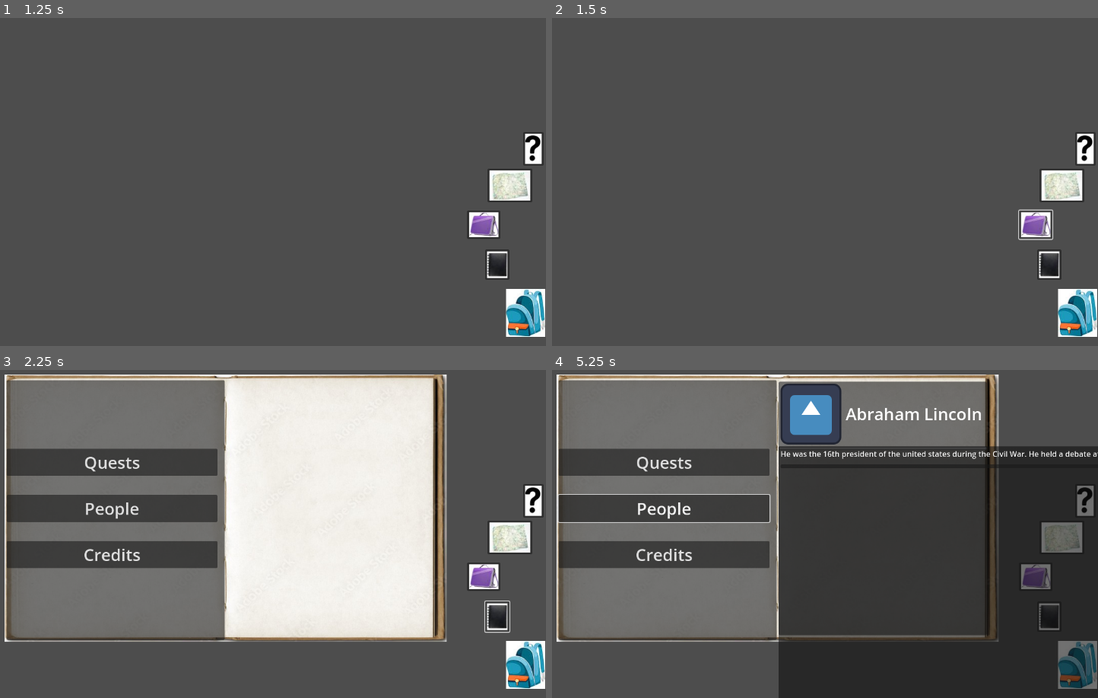
Above: before the commit, frames 1-4 (two rows, left to right).
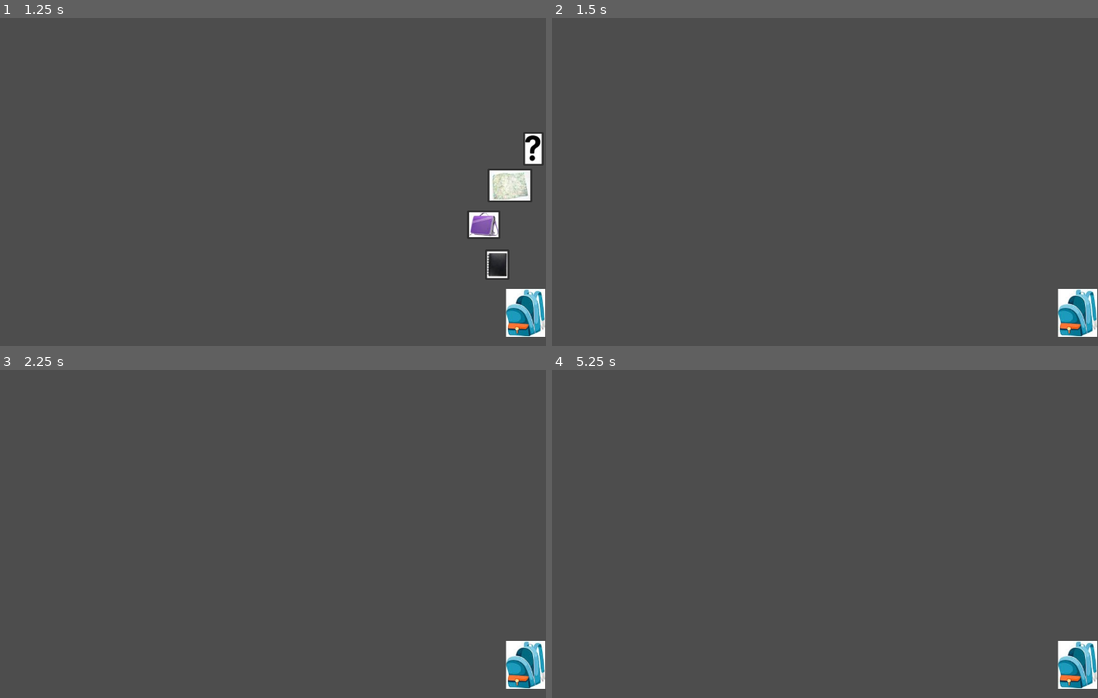
Above: after the commit, the same moments.

Repository: SpeedyGame/hope-cemetery-game
Game: Godot game, scene res://scenes/main.tscn
Same seed, same stepped clock (60 frames per second), same inputs: the game is played once before the commit and once after it. This scene is started directly instead of the project's main scene. The engine's default icon, where the game draws it, is replaced by a stand-in: a white triangle on a blue panel in a dark square.
Inputs (mouse positions are in pixels of both pictures, inside the frame that each line leads up to):
- Up to frame 1 (1.25 s): click (524, 313) at 0.5 s
- Up to frame 2 (1.5 s): click (1037, 224) at 1.25 s
- Up to frame 3 (2.25 s): click (496, 616) at 2.02 s
- Up to frame 4 (5.25 s): click (666, 461) at 2.75 s, where only the run before the commit has a clickable "Quests"; click (1059, 537) at 3.52 s; click (666, 507) at 4.25 s, where only the run before the commit has a clickable "People"; click (885, 412) at 5 s, where only the run before the commit has a clickable "Abraham Lincoln"

Frame 1 is identical in both runs. In frame 2, 2.1% of the frame differs, in the area x 85-100%, y 34-80%; in frame 3, 58%, in the area x 0-100%, y 1-83%; in frame 4, 58%.

Commit message:
adding start of inventory layout

Diff:
--- a/scenes/ui/backpack_ui.gd
+++ b/scenes/ui/backpack_ui.gd
@@ -1,8 +1,10 @@
 extends CanvasLayer
 
 @onready var journal = $journal_gui
+@onready var inventory = $inventory_gui
 @onready var backpack_items = $backpack_buttons
 @onready var journal_control = journal.get_node("Control")
+@onready var inventory_control = inventory.get_node("Control")
 
 
 func _ready():
@@ -25,3 +27,13 @@
 	else:
 		journal.visible = false
 		journal_control.hide_canvas()
+
+
+func _on_inventory_button_pressed():
+	if inventory.visible == true:
+		inventory.visible = false
+		inventory_control.hide_canvas()
+	if backpack_items.visible == false:
+		backpack_items.visible = true
+	else:
+		backpack_items.visible = false
--- a/scenes/ui/backpack_ui.tscn
+++ b/scenes/ui/backpack_ui.tscn
@@ -8,6 +8,7 @@
 [ext_resource type="Texture2D" uid="uid://bp8w2bscq4slm" path="res://scenes/ui/standing_menu_assets/small_porto.jpg" id="5_jakuk"]
 [ext_resource type="Texture2D" uid="uid://b5yws2tiftsrw" path="res://scenes/ui/standing_menu_assets/small_full_journal.jpg" id="6_ny1vg"]
 [ext_resource type="PackedScene" uid="uid://dnsn84ulbrw0y" path="res://scenes/ui/journal_gui.tscn" id="7_r83im"]
+[ext_resource type="PackedScene" uid="uid://cgdd5qua83oct" path="res://scenes/ui/inventory_gui.tscn" id="9_n2kom"]
 
 [node name="backpackUI" type="CanvasLayer"]
 script = ExtResource("1_sy68c")
@@ -63,5 +64,8 @@
 
 [node name="journal_gui" parent="." instance=ExtResource("7_r83im")]
 
+[node name="inventory_gui" parent="." instance=ExtResource("9_n2kom")]
+
 [connection signal="pressed" from="backpack" to="." method="_on_backpack_pressed"]
+[connection signal="pressed" from="backpack_buttons/Control/inventory_button" to="." method="_on_inventory_button_pressed"]
 [connection signal="pressed" from="backpack_buttons/Control/quest_button" to="." method="_on_quest_button_pressed"]
--- /dev/null
+++ b/scenes/ui/control.gd
@@ -0,0 +1,12 @@
+extends Control
+
+
+func hide_canvas():
+	if not get_parent().visible:
+		recurse_turn_off(self)
+
+func recurse_turn_off(node: Node):
+	if node is CanvasLayer:
+		node.visible = false
+	for child in node.get_children():
+		recurse_turn_off(child)
--- /dev/null
+++ b/scenes/ui/inventory_gui.tscn
@@ -0,0 +1,12 @@
+[gd_scene load_steps=2 format=3 uid="uid://cgdd5qua83oct"]
+
+[ext_resource type="Script" uid="uid://kng01ocqbwye" path="res://scenes/ui/control.gd" id="1_0mx8g"]
+
+[node name="inventory_gui" type="CanvasLayer"]
+
+[node name="Control" type="Control" parent="."]
+layout_mode = 3
+anchors_preset = 0
+offset_right = 40.0
+offset_bottom = 40.0
+script = ExtResource("1_0mx8g")
--- a/scenes/ui/journal_gui.tscn
+++ b/scenes/ui/journal_gui.tscn
@@ -223,7 +223,7 @@
 offset_left = 4.0
 offset_top = 4.0
 offset_right = 970.0
-offset_bottom = 96.0
+offset_bottom = 767.0
 
 [node name="description" type="Label" parent="Control/people_gui/PanelContainer/VBoxContainer/MenuButton/popup_person1/VBoxContainer"]
 custom_minimum_size = Vector2(50, 30)
Not shown: 1 places in scenes/ui/backpack_ui.tscn that only renumber resources
Not shown, added: scenes/ui/control.gd.uid
